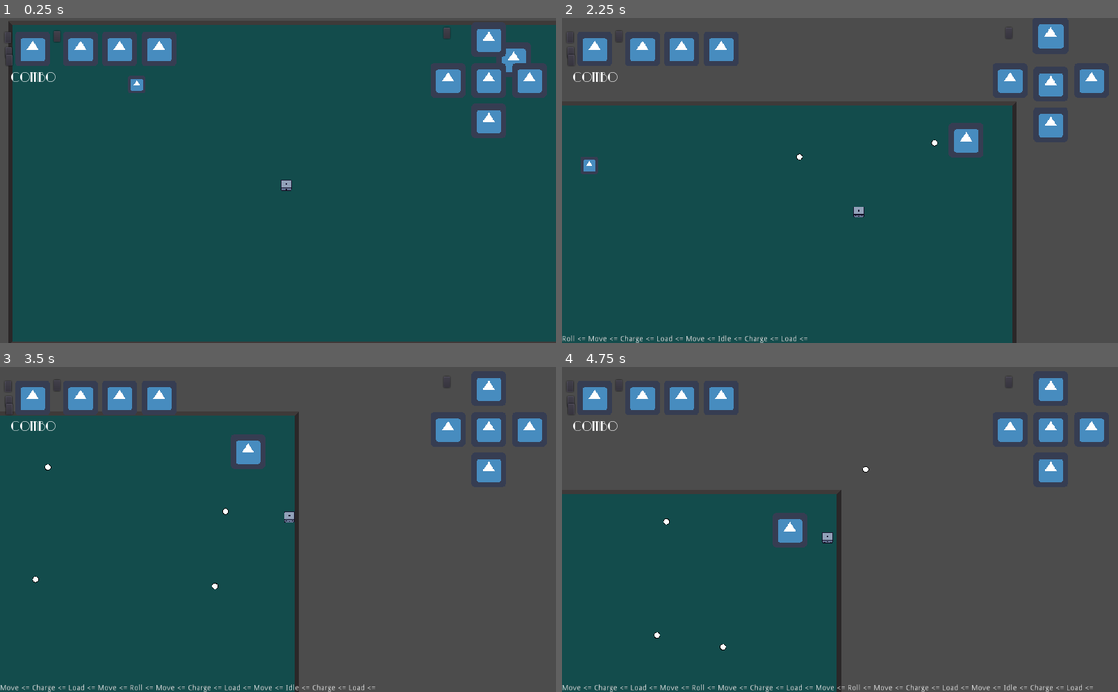
Above: before the commit, frames 1-4 (two rows, left to right).
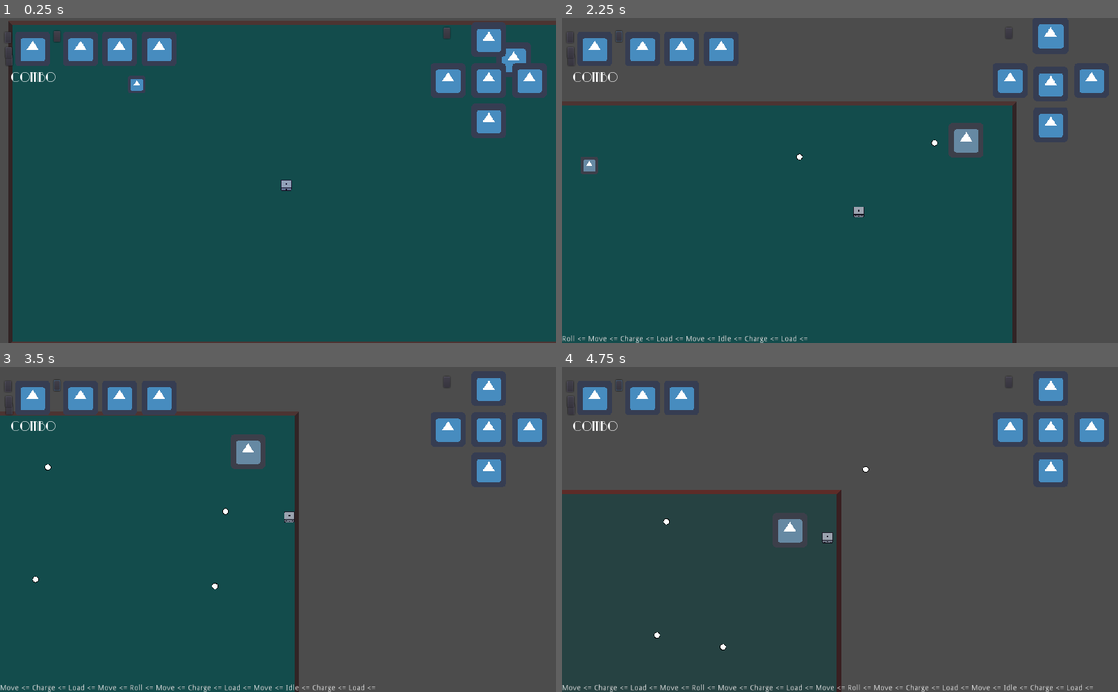
Above: after the commit, the same moments.

Repository: andrebariani/gmtk2022
Game: Godot game, scene res://src/Main.tscn
The game is run twice, just before and just after one commit, with the same random seed, the same clock (stepped at 60 frames per second) and the same inputs. The engine's default icon, where the game draws it, is replaced by a stand-in: a white triangle on a blue panel in a dark square.
Inputs (mouse positions are in pixels of both pictures, inside the frame that each line leads up to):
- Up to frame 1 (0.25 s): no input
- Up to frame 2 (2.25 s): click (617, 37) at 0.5 s; move the mouse to (962, 164) at 1.27 s; hold D (move_right) 1.28-2.03 s; click (962, 164) at 1.35 s; move the mouse to (728, 196) at 2.02 s; hold S (move_down) from 2.03 s (still down); tap Space (roll) at 2.1 s
- Up to frame 3 (3.5 s): move the mouse to (333, 458) at 2.77 s; release S (move_down) at 2.78 s; hold D (move_right) from 2.78 s (still down); click (333, 458) at 2.85 s
- Up to frame 4 (4.75 s): move the mouse to (812, 594) at 3.52 s; release D (move_right) at 3.53 s; hold W (move_up) 3.53-4.28 s; tap Space (roll) at 3.6 s; move the mouse to (1006, 578) at 4.27 s; hold A (move_left) from 4.28 s (still down); click (1006, 578) at 4.35 s

The runs differ from the first frame. In frame 1, less than 0.1% of the frame differs, in the area x 1-3%, y 11-12%; in frame 2, 0.4%; in frame 3, 0.3%; in frame 4, 1.2%, in the area x 0-51%, y 4-55%.

Commit message:
color swapping

Diff:
--- a/project.godot
+++ b/project.godot
@@ -9,6 +9,11 @@
 config_version=4
 
 _global_script_classes=[ {
+"base": "Node",
+"class": "DieFaces",
+"language": "GDScript",
+"path": "res://src/entities/player/DieFace.gd"
+}, {
 "base": "Control",
 "class": "Menu",
 "language": "GDScript",
@@ -40,6 +45,7 @@
 "path": "res://src/ui/UI.gd"
 } ]
 _global_script_class_icons={
+"DieFaces": "",
 "Menu": "",
 "Player": "",
 "PlayerTimer": "",
--- a/src/Main.gd
+++ b/src/Main.gd
@@ -2,6 +2,7 @@
 
 
 onready var ui = $CanvasLayer/UI
+onready var shaders = $CanvasLayer/ScreenShaders
 onready var player = $YSort/Player
 onready var camera = $YSort/Player/Camera
 
@@ -12,13 +13,14 @@
 
 
 func _on_Player_rolled(_direction):
-	var faces = player.dieFaces
+	var faces : DieFaces = player.dieFaces
 	ui.set_current_faces(faces.get_face(Constants.TOP),
 		faces.get_face(Constants.BEHIND),
 		faces.get_face(Constants.FRONT),
 		faces.get_face(Constants.LEFT),
 		faces.get_face(Constants.RIGHT),
 		faces.get_face(Constants.DOWN))
+	shaders.set_current_color(faces.get_current_enemy_type())
 
 	camera.shake_camera(80)
 
--- a/src/Main.tscn
+++ b/src/Main.tscn
@@ -52,9 +52,9 @@
 
 [node name="CanvasLayer" type="CanvasLayer" parent="."]
 
+[node name="ScreenShaders" parent="CanvasLayer" instance=ExtResource( 3 )]
+
 [node name="UI" parent="CanvasLayer" instance=ExtResource( 4 )]
-
-[node name="ScreenShaders" parent="CanvasLayer" instance=ExtResource( 3 )]
 
 [node name="Pause" parent="CanvasLayer" instance=ExtResource( 7 )]
 
--- a/src/entities/player/DieFace.gd
+++ b/src/entities/player/DieFace.gd
@@ -1,4 +1,5 @@
 extends Node
+class_name DieFaces
 
 const FACE_ENEMIES = [Constants.MELEE, Constants.RANGED, Constants.SUPPORT,
 					Constants.MELEE, Constants.RANGED, Constants.SUPPORT]
--- a/src/shaders/ScreenShader.gd
+++ b/src/shaders/ScreenShader.gd
@@ -1,19 +1,12 @@
 extends Control
 
 
-# Declare member variables here. Examples:
-# var a = 2
-# var b = "text"
+var enemies_to_int = {Constants.MELEE:0, Constants.RANGED:1, Constants.SUPPORT:2}
 
 
-# Called when the node enters the scene tree for the first time.
-func _ready():
-	pass # Replace with function body.
-
-
-# Called every frame. 'delta' is the elapsed time since the previous frame.
-#func _process(delta):
-#	pass
+func set_current_color(enemy_type):
+	$ScreenShader.material.set_shader_param("color",
+		enemies_to_int[enemy_type])
 
 
 func _on_Button_pressed():
--- a/src/shaders/ScreenShader.tscn
+++ b/src/shaders/ScreenShader.tscn
@@ -7,7 +7,7 @@
 
 [sub_resource type="ShaderMaterial" id=1]
 shader = ExtResource( 1 )
-shader_param/saturation = 0.1
+shader_param/saturation = 0.5
 shader_param/color = 2
 
 [sub_resource type="ShaderMaterial" id=3]
